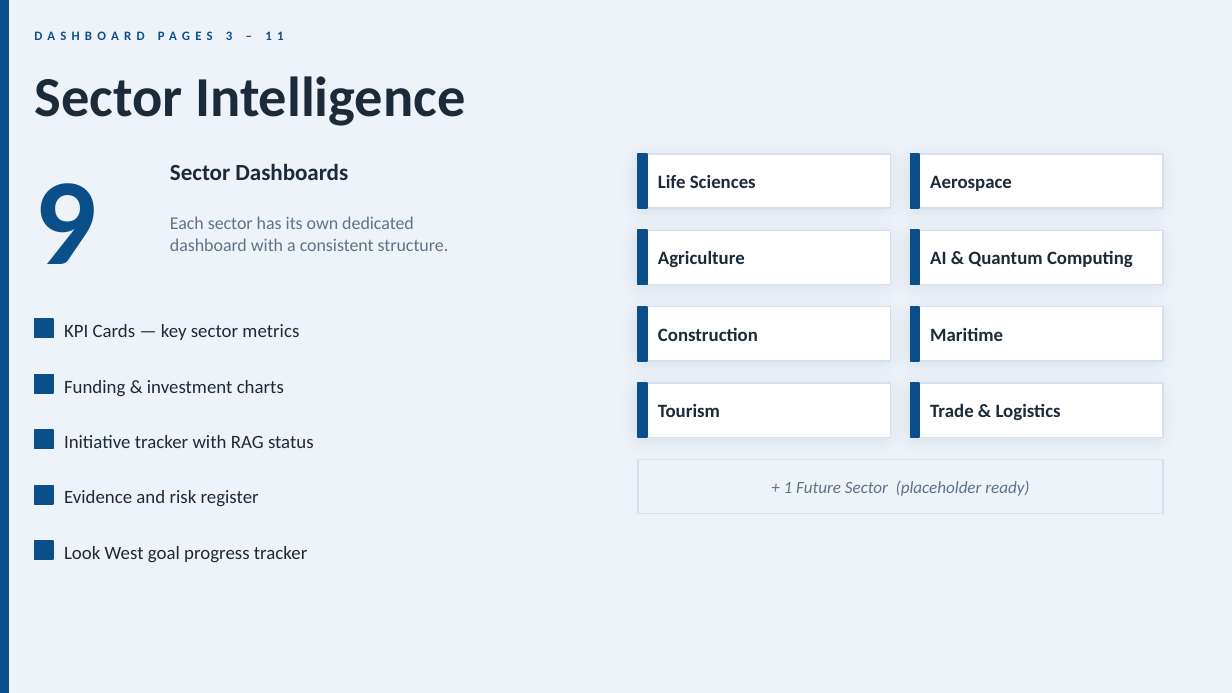
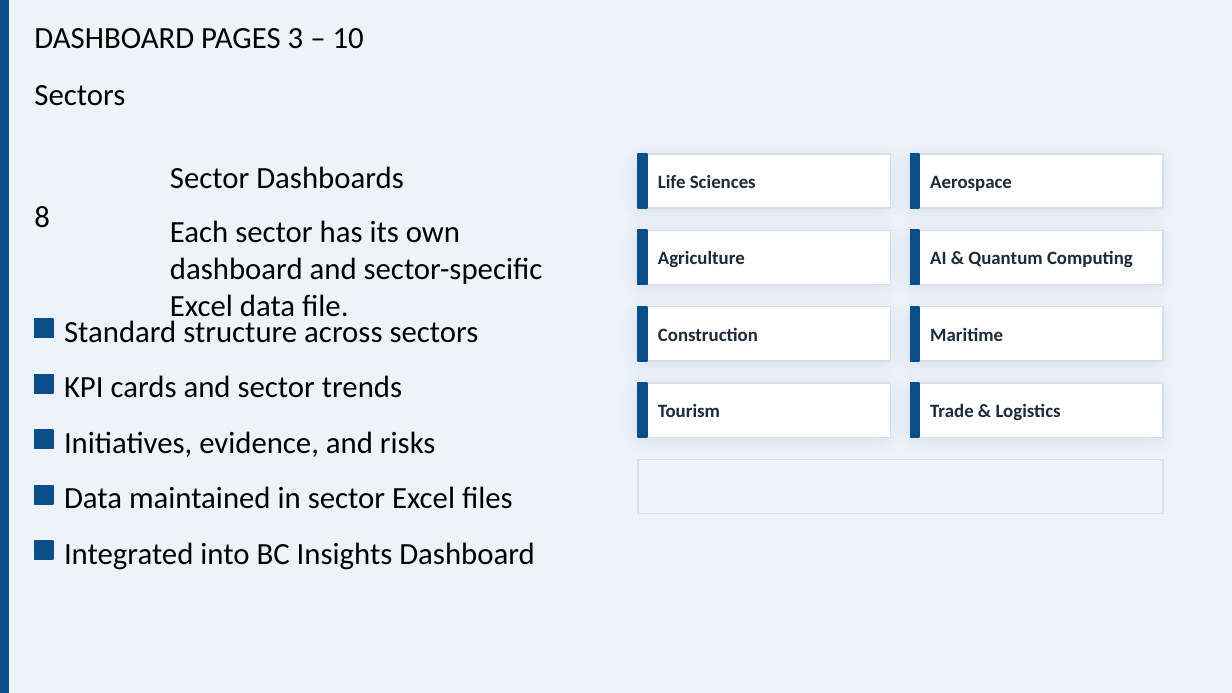
Before and after one commit to bcgov/BCLS, a slide deck: slide 5 of BC_Insights_Dashboard.pptx. Drawn at 1232x693 pixels with LibreOffice and Linux fonts; fonts in the diff are those of the drawing. Boxes give left, top, right and bottom in pixels: in the first picture for what was removed or moved away, otherwise in the second. Text is boxed around its words. In the diff, an @@ line names an element or a change of style, - is before the commit and + after.

```diff
--- a/BC_Insights_Dashboard.pptx
+++ b/BC_Insights_Dashboard.pptx
@@ text at box(34, 28, 364, 49): text changed; size 7.5 to 18 pt; text colour #0B4F8A to #000000; bold off @@
-DASHBOARD PAGES 3 – 11
+DASHBOARD PAGES 3 – 10
@@ text at box(34, 85, 125, 106): text changed; size 33 to 18 pt; text colour #1C2A39 to #000000; bold off @@
-Sector Intelligence
+Sectors
@@ text "Sector Dashboards" at box(170, 166, 404, 189): size 13.5 to 18 pt, text colour #1C2A39 to #000000, bold off @@
@@ text at box(34, 206, 50, 228): text changed; size 72 to 18 pt; text colour #0B4F8A to #000000; bold off @@
-9
+8
@@ text at box(170, 220, 543, 324): text changed; size 10.5 to 18 pt; text colour #5F7388 to #000000 @@
-Each sector has its own dedicated
-dashboard with a consistent structure.
+Each sector has its own dashboard and sector-specific Excel data file.
@@ text at box(64, 316, 479, 343): text changed; size 11 to 18 pt; text colour #1C2A39 to #000000 @@
-KPI Cards — key sector metrics
+Standard structure across sectors
@@ text at box(64, 375, 402, 398): text changed; size 11 to 18 pt; text colour #1C2A39 to #000000 @@
-Funding & investment charts
+KPI cards and sector trends
@@ text at box(64, 431, 436, 457): text changed; size 11 to 18 pt; text colour #1C2A39 to #000000 @@
-Initiative tracker with RAG status
+Initiatives, evidence, and risks
@@ text at box(64, 486, 513, 509): text changed; size 11 to 18 pt; text colour #1C2A39 to #000000 @@
-Evidence and risk register
+Data maintained in sector Excel files
@@ text removed at box(784, 481, 1029, 496) @@
-+ 1 Future Sector (placeholder ready)
@@ text at box(64, 542, 535, 570): text changed; size 11 to 18 pt; text colour #1C2A39 to #000000 @@
-Look West goal progress tracker
+Integrated into BC Insights Dashboard
```
Also in this commit, not shown: 5 other slides changed, 1 slide added, 1 slide removed, 1 other file.
